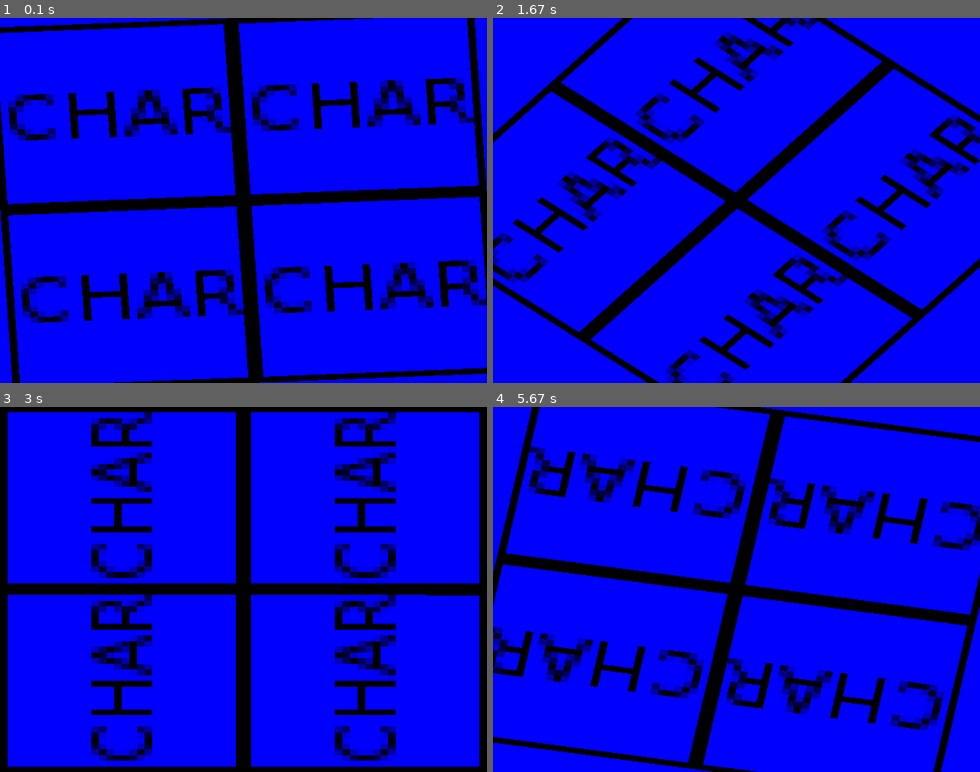
Above: before the commit, frames 1-4 (two rows, left to right).
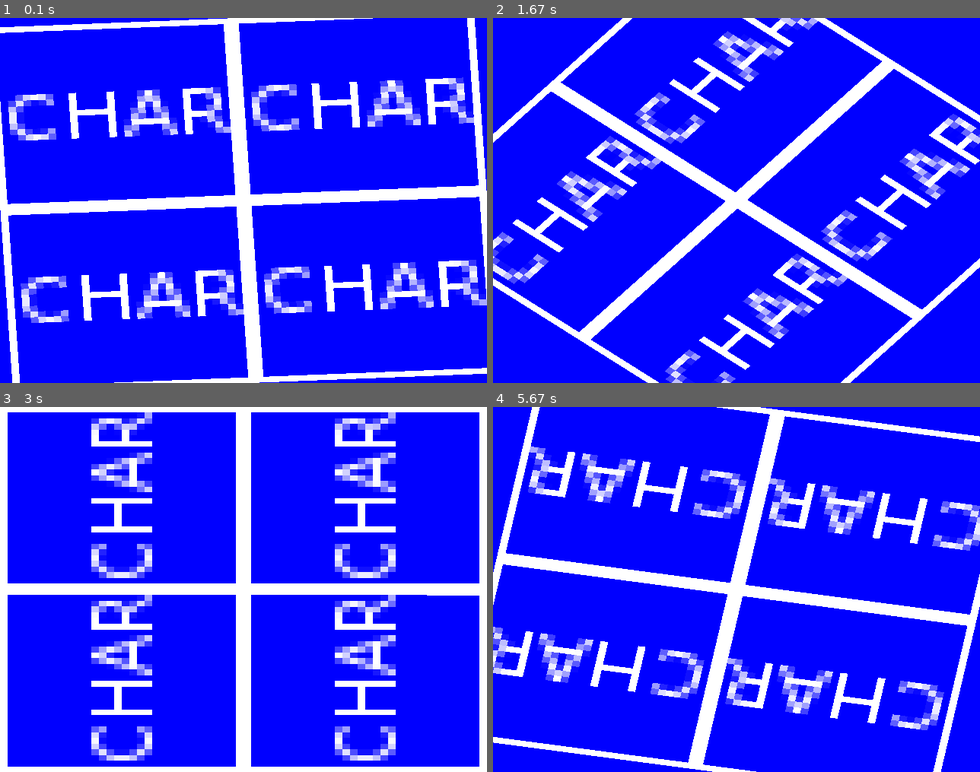
Above: after the commit, the same moments.

Repository: Grissess/Mindscape
Game: pygame game, started from test_pygame_tex.py
Two runs of this game, one before a commit and one after it. Both use one fixed random seed, a clock stepped at 60 frames per second and the inputs below.
Inputs:
- Up to frame 1 (0.1 s): no input
- Up to frame 2 (1.67 s): no input
- Up to frame 3 (3 s): no input
- Up to frame 4 (5.67 s): no input

The runs differ from the first frame. In frame 1, 20% of the frame differs, in the area x 0-100%, y 0-100%; in frame 2, 18%; in frame 3, 22%; in frame 4, 19%.

Commit message:
Various bugfixes, esp: textures map properly, screen-space sprites work properly, push/popstate on scene workaround, changed sprite color to white to modulate better into environment. (More to come.)

Diff:
--- a/scenegraph.py
+++ b/scenegraph.py
@@ -48,14 +48,14 @@
 class Transform(Modification):
 	pass #Just an ABC
 
-class TRSTransform(Transform):
-	def __init__(self, tran=None, rot=None, scale=None):
-		self.tran=tran
+class PRSTransform(Transform):
+	def __init__(self, pos=None, rot=None, scale=None):
+		self.pos=pos
 		self.rot=rot #Tuple of (angle, axis) where axis is (or is castable to) Vec3
 		self.scale=scale
 	def Apply(self):
-		if self.tran is not None:
-			glTranslated(*self.tran.FastTo3())
+		if self.pos is not None:
+			glTranslated(*self.pos.FastTo3())
 		if self.rot is not None:
 			glRotated(self.rot[0], *self.rot[1].FastTo3())
 		if self.scale is not None:
@@ -133,7 +133,7 @@
 	#An object which can be rendered and may have other renderables as children.
 	def __init__(self, *children, **kwargs):
 		self.children=list(children)
-		self.transform=kwargs.get('transform', TRSTransform())
+		self.transform=kwargs.get('transform', PRSTransform())
 		self.enable=kwargs.get('enable', set())
 		self.disable=kwargs.get('disable', set())
 		self.mmode=kwargs.get('mmode', None)
@@ -241,16 +241,19 @@
 		glNewList(self.list, (GL_COMPILE_AND_EXECUTE if execute else GL_COMPILE))
 		self.Render(True)
 		glEndList()
-	def Render(self, skipcompile=False):
-		if self.compile and not skipcompile:
+	def Render(self, justgeometry=False):
+		if self.compile and not justgeometry:
 			if hasattr(self, 'list'):
-				return glCallList(self.list)
+				glCallList(self.list)
 			else:
-				return self.Compile(True)
+				self.Compile(True)
+			self.RenderChildren()
+			return
 		for face in self.faces:
 			with face:
 				face.Render()
-		self.RenderChildren()
+		if not justgeometry:
+			self.RenderChildren()
 
 class Face(Renderable):
 	def __init__(self, mode, *vertices, **kwargs):
@@ -283,10 +286,10 @@
 		glVertex4f(*self.pos.FastTo4())
 
 class SSSprite(Renderable):
-	def __init__(self, pos, size, center=False, **kwargs):
+	def __init__(self, pos=None, size=None, center=False, **kwargs):
 		super(SSSprite, self).__init__(**kwargs)
-		self.pos=pos
-		self.size=size
+		self.pos=(Vector(0, 0, 0) if pos is None else pos)
+		self.size=(Vector(1, 1) if size is None else size)
 		self.center=center
 	def Render(self, pos=None, size=None):
 		if pos is None:
@@ -296,20 +299,28 @@
 		#Reset the matrices
 		glMatrixMode(GL_MODELVIEW)
 		glPushMatrix()
+		glLoadIdentity()
 		glMatrixMode(GL_PROJECTION)
 		glPushMatrix()
+		glLoadIdentity()
+		#Ensure we're actually using the texture
+		glEnable(GL_TEXTURE_2D)
+		#Set the color such that modulation is essentially nullified
+		glColor4d(1, 1, 1, 1)
 		#Render to the screen
 		low=(-1 if self.center else 0)
 		glBegin(GL_QUADS)
 		glTexCoord2d(0, 0)
-		glVertex3d(pos.x-low*size.x, pos.y-low*size.x, pos.z)
+		glVertex3d(pos.x+low*size.x, pos.y+low*size.x, pos.z)
 		glTexCoord2d(1, 0)
-		glVertex3d(pos.x+size.x, pos.y-low*size.y, pos.z)
+		glVertex3d(pos.x+size.x, pos.y+low*size.y, pos.z)
 		glTexCoord2d(1, 1)
 		glVertex3d(pos.x+size.x, pos.y+size.y, pos.z)
 		glTexCoord2d(0, 1)
-		glVertex3d(pos.x-low*size.x, pos.y+size.y, pos.z)
+		glVertex3d(pos.x+low*size.x, pos.y+size.y, pos.z)
 		glEnd()
+		#Disable the texture (others may re-enable it later)
+		glDisable(GL_TEXTURE_2D)
 		#Restore matrices
 		glPopMatrix()
 		glMatrixMode(GL_MODELVIEW)
@@ -321,6 +332,7 @@
 		super(WSSprite, self).__init__(**kwargs)
 		self.mapsize=mapsize #TODO: Implement this. How?
 	def Render(self):
-		x, y, z=gluProject(*self.pos.FastTo3())
+		x, y, z=gluProject(*self.pos.FastTo3(), view=numpy.array([-2, -2, 2, 2]))
+##		print 'Render at', x, y, z
 		super(WSSprite, self).Render(Vector(x, y, z))
 		self.RenderChildren()
--- a/test_scenegraph.py
+++ b/test_scenegraph.py
@@ -20,7 +20,7 @@
 cam=PerspectiveCamera(Vector(3, 3, 3), Vector(0, 0, 0), Vector(0, 1, 0), FOV, ASPECT, 0.1, 100)
 sc=Scene(cam)
 sc.modifications.add(ModBlendFunc(GL_SRC_ALPHA, GL_ONE_MINUS_SRC_ALPHA))
-sc.modifications.add(ModTexFilter(GL_LINEAR, GL_LINEAR))
+sc.modifications.add(ModTexFilter(GL_NEAREST, GL_NEAREST))
 sc.modifications.add(ModTexWrap(GL_REPEAT, GL_REPEAT))
 sc.enable.add(GL_DEPTH_TEST)
 sc.enable.add(GL_BLEND)
@@ -28,13 +28,29 @@
 
 tex=Texture(char)
 
-mesh=Mesh(Face(GL_QUADS, Vertex(Vector(-1, -1, 0), Vector(1, 0, 0), tex=Vector(0, 0)),
-						 Vertex(Vector(1, -1, 0), Vector(0, 1, 0), tex=Vector(1, 0)),
-						 Vertex(Vector(1, 1, 0), Vector(0, 0, 1), tex=Vector(1, 1)),
-						 Vertex(Vector(-1, 1, 0), Vector(1, 1, 1), tex=Vector(0, 1))), texture=tex)
+mesh=Mesh(Face(GL_QUADS, Vertex(Vector(-1, -1, 0.1), Vector(1, 0, 0), tex=Vector(0, 0)),
+						 Vertex(Vector(1, -1, 0.1), Vector(0, 1, 0), tex=Vector(1, 0)),
+						 Vertex(Vector(1, 1, -0.1), Vector(0, 0, 1), tex=Vector(1, 1)),
+						 Vertex(Vector(-1, 1, -0.1), Vector(1, 1, 1), tex=Vector(0, 1))), texture=tex)
 mesh.transform.rot=[0, Vector(0, 0, 1)]
 mesh.enable.add(GL_TEXTURE_2D)
 sc.children.append(mesh)
+
+lines=Mesh(Face(GL_LINES, Vertex(Vector(-1, 0, 0), Vector(1, 0, 0)),
+						  Vertex(Vector(1, 0, 0), Vector(1, 0, 0))),
+		   Face(GL_LINES, Vertex(Vector(0, -1, 0), Vector(0, 1, 0)),
+						  Vertex(Vector(0, 1, 0), Vector(0, 1, 0))),
+		   Face(GL_LINES, Vertex(Vector(0, 0, -1), Vector(0, 0, 1)),
+						  Vertex(Vector(0, 0, 1), Vector(0, 0, 1))))
+lines.disable.add(GL_DEPTH_TEST)
+lines.transform.pos=Vector(1.5, 0, 0)
+mesh.children.append(lines)
+
+spr=WSSprite(texture=tex)
+lines.children.append(spr)
+
+##test=SSSprite(texture=tex, center=True)
+##sc.children.append(test)
 
 while True:
 	for ev in pygame.event.get():
@@ -44,6 +60,7 @@
 	mesh.transform.rot[0]+=1
 	if mesh.transform.rot[0]>=360:
 		mesh.transform.rot[0]-=360
-	sc.Render()
+	with sc:
+		sc.Render()
 	pygame.display.flip()
 	clock.tick(30)
Binary file changed: data/char.png
Not shown, changed: data/char.xcf
